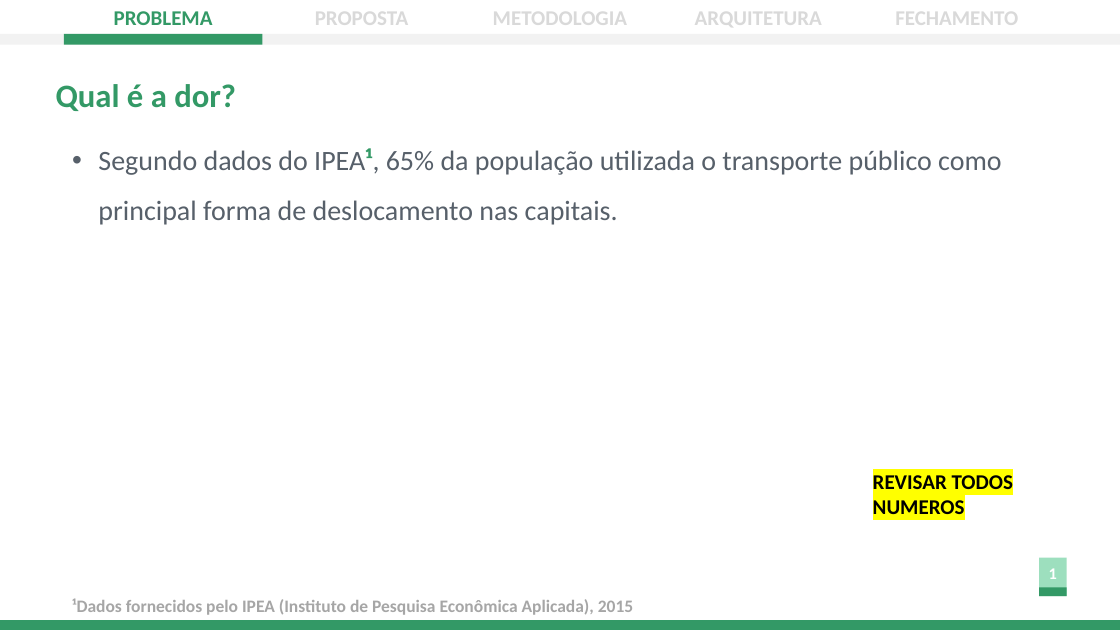
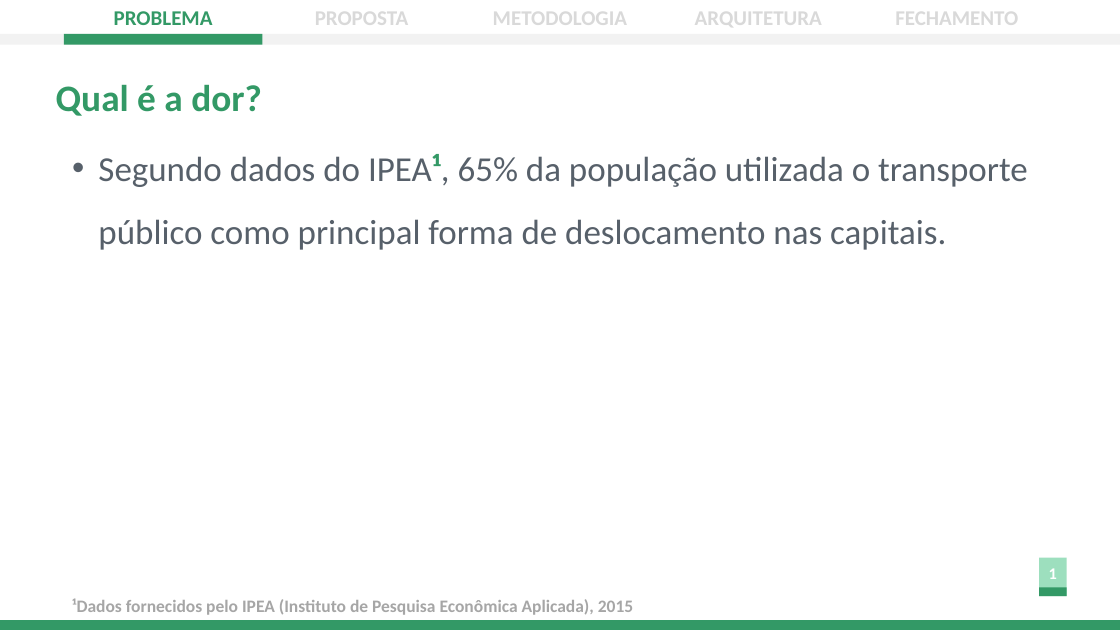
Before and after one commit to ICEI-PUC-Minas-PPLES-TI/plf-es-2022-2-ti1-7924100-mobilidade-urbana, a slide deck: slide 3 of docs/apresentacao/Apresentação - Sprint 4.pptx. Drawn at 1120x630 pixels with LibreOffice and Linux fonts; fonts in the diff are those of the drawing. Boxes give left, top, right and bottom in pixels: in the first picture for what was removed or moved away, otherwise in the second. Text is boxed around its words. In the diff, an @@ line names an element or a change of style, - is before the commit and + after.

```diff
--- a/docs/apresentacao/Apresentação - Sprint 4.pptx
+++ b/docs/apresentacao/Apresentação - Sprint 4.pptx
@@ text "Qual é a dor?" at bbox=[56, 84, 262, 116]: size 28 to 32 pt @@
@@ text "Segundo dados do IPEA¹, 65% ..." at bbox=[98, 154, 1028, 250]: size 24 to 30 pt @@
@@ text removed at bbox=[873, 475, 1013, 514] @@
-REVISAR TODOS NUMEROS
```
Also in this commit, not shown: 12 other slides changed, 10 other files.
